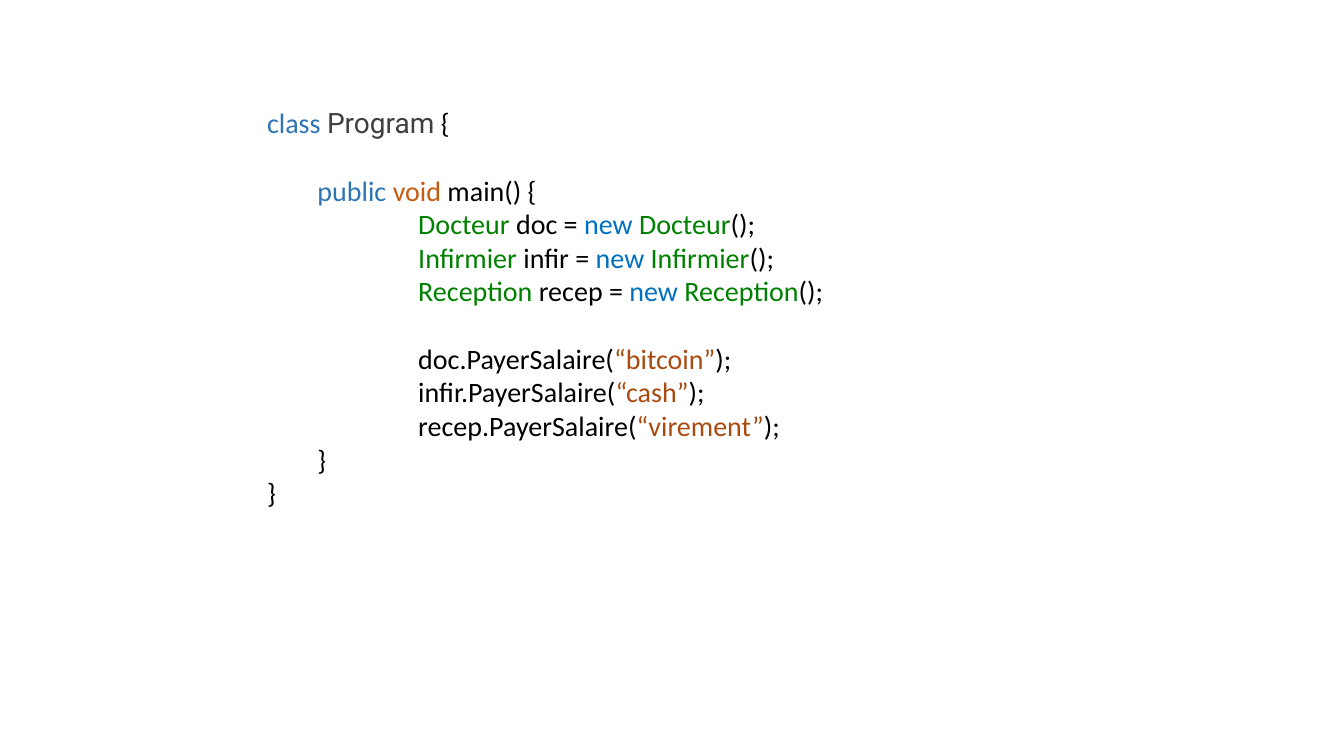
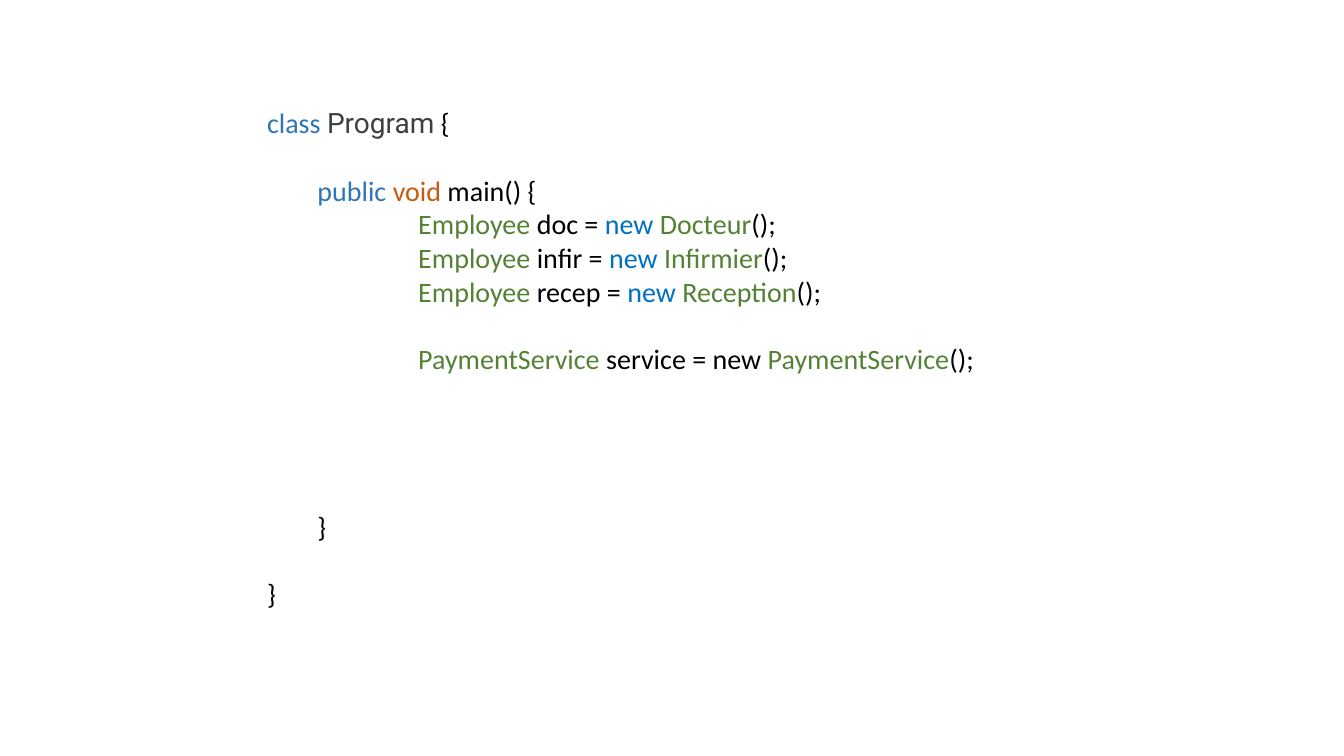
Before and after one commit to yassine-klilich/design-patterns, a slide deck: slide 29 of Presentation/Presentation DP.pptx (slide 26 before the commit). Drawn at 1344x756 pixels with LibreOffice and Linux fonts; fonts in the diff are those of the drawing. Boxes give left, top, right and bottom in pixels: in the first picture for what was removed or moved away, otherwise in the second. Text is boxed around its words. In the diff, an @@ line names an element or a change of style, - is before the commit and + after.

```diff
--- a/Presentation/Presentation DP.pptx
+++ b/Presentation/Presentation DP.pptx
@@ text at (418, 213, 974, 374): text changed; text colour #000000 to #548235 @@
-  Docteur doc = new Docteur();
-  Infirmier infir = new Infirmier();
-  Reception recep = new Reception();
-  doc.PayerSalaire(“bitcoin”);
-  infir.PayerSalaire(“cash”);
-  recep.PayerSalaire(“virement”);
+  Employee doc = new Docteur();
+  Employee infir = new Infirmier();
+  Employee recep = new Reception();
+  PaymentService service = new PaymentService();
```
Also in this commit, not shown: 20 other slides changed, 39 slides added, 11 slides removed, 25 other files.
